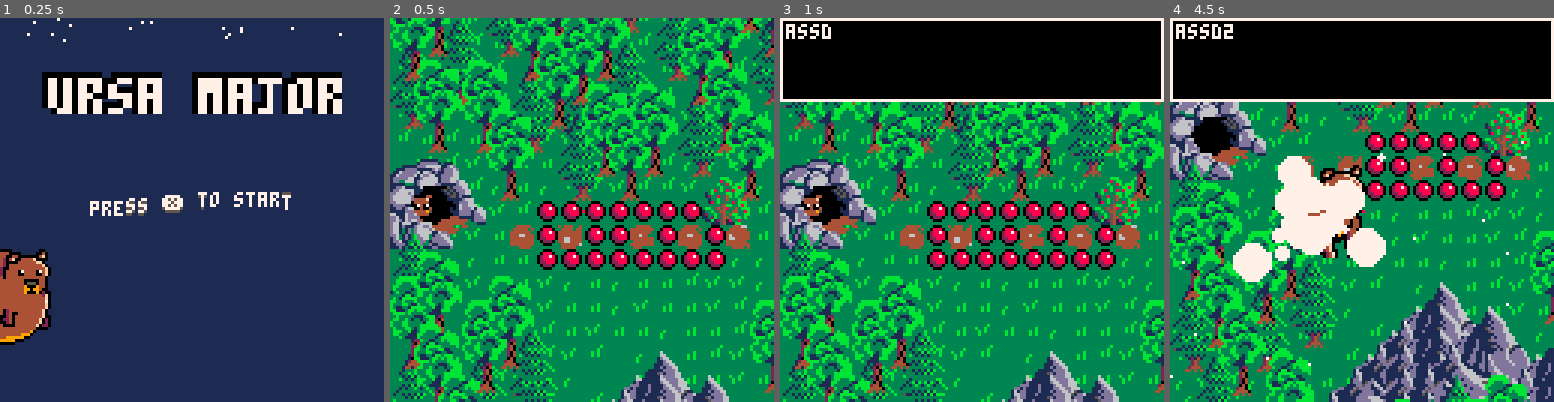
Above: before the commit, frames 1-4 (left to right).
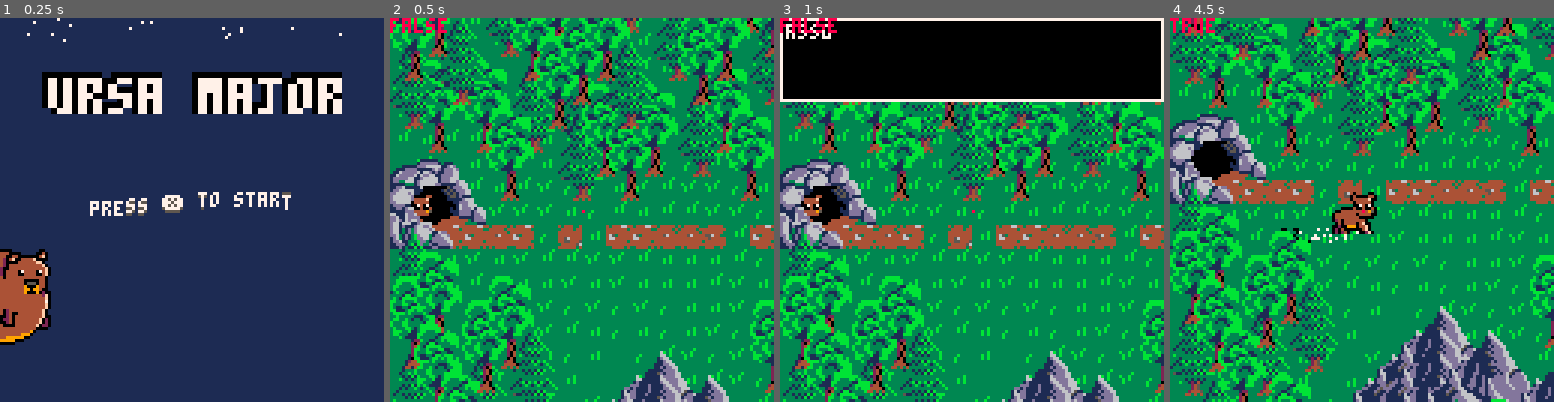
Above: after the commit, the same moments.

Repository: ekaktusz/harvest
Game: PICO-8 cartridge harvest.p8
Same seed, same stepped clock (60 frames per second), same inputs: the game is played once before the commit and once after it.
Inputs:
- Up to frame 1 (0.25 s): no input
- Up to frame 2 (0.5 s): tap X (X key) at 0.33 s
- Up to frame 3 (1 s): tap O (Z key) at 0.7 s
- Up to frame 4 (4.5 s): tap X (X key) at 1.07, 1.85, 2.97, 4.08 s; hold Right 1.6-2.1 s; tap O (Z key) every 0.4 s from 1.7 to 4.1 s; hold Up 2.15-2.42 s; hold Right 2.47-3.03 s; hold Left 3.08-3.58 s; hold Down 3.63-3.97 s; hold Right from 4.02 s (still down)

Frame 1 is identical in both runs. In frame 2, 12% of the frame differs, in the area x 0-100%, y 0-100%; in frame 3, 11%; in frame 4, 63%.

Commit message:
idle and eating animation

Diff:
--- a/harvest.p8
+++ b/harvest.p8
@@ -155,39 +155,257 @@
 
 
 
+…(130 lines of a section not shown)…
 __gff__
 0000000000000000000000000000000000000000000000000000000000000000000000000000000000000000000000000000000000000000000000000000000000000000000000000000000000000000000000000000000000000000000000000000000000000000000000000000000000000000000000000000000000000000
 0000000000000000000000000000000000000000000000000000000000000000010101010101010101010000000000000101010101010101010100000000000000000000000000000000000000000000000000000000000000000000000000000000000000000000000000000000000000000000000000000000000000000000
 __map__
 eeeeeeeeeeeeeeeeeeeeeeeeeeeeeeeeeeeeeeeeeeeeeeeeeeeeeeeeeeeeeeeeeeeeeeeeeeeeeeeeeeeeeeeeeeeeeeeeeeeeeeeeeeeeeeeeeeeeeeeeeeeeeeeeeeeeeeeeeeeeeeeeeeeeeeeeeeeeeeeeeeeeeeeeeeeeeeeeeeeeeeeeeeeeeeee0000000000000000000000000000000000000000000000000000000000000000
 eeeeeeeeeeeeeeeeeeeeeeeeeeeeeeeeeeeeeeeeeeeeeeeeeeeeeeeeeeeeeeeeeeeeeeeeeeeeeeeeeeeeeeeeeeeeeeeeeeeeeeeeeeeeeeeeeeeeeeeeeeeeeeeeeeeeeeeeeeeeeeeeeeeeeeeeeeeeeeeeeeeeeeeeeeeeeeeeeeeeeeeeeeeeeeee0000000000000000000000000000000000000000000000000000000000000000
-eeeeeeeeeeeeeeeeeeeeeeeeeeeeeeeeeeeeeeeeeeeeeeeeeeeeeeeeeeeeeeeeeeeeeeeeeeeeeeeeeeeeeeeeeeeeeeeeeeeeeeeeeeeeeeeeeeeeeeeeeeeeeeeeeeeeeeeeeeeeeec8eeeeeec8eeeeeec8eeeeeeeeeeeeeeeeeeeeeeeeeeeeeeee0000000000000000000000000000000000000000000000000000000000000000
-eeeeeeeeeeeeeeeeeeeeeeeeeeeeeeeeeeeeeeeeeeeeeeeeeeeec8eeeeeeeeeeeeeeeeeeeec8eeeeeeeeeeeeeeeec8eeeeeeeeeeeeeeeeeeeeeeeeeeeeeec8eeeeeec8eeeeeec8c8eeeec8c8c8eec8c8eec8eec8eeeeeeeeeeeeeeeeeeeeeeee0000000000000000000000000000000000000000000000000000000000000000
-84eeeeeeee84eeeeeeeeeeee84eeeeeeeeeeeeeec8eeeeeec8eeeeeec8eeeeeec8eec8eec8eeeeeec8eeeeeec8eeeeeec8eec8eeeec8eeeeeec8eeeeeec8c8eeeec8c8c8eec8eec8c8c8eec8c8c8eec8c8eec8c8eeeeeeeeeeeeeeeeeeeeeeee0000000000000000000000000000000000000000000000000000000000000000
-eeee80eeeeeeee80eeee80eeeeeeeeeeeeeeeeeeeeeeeeeeeeeeeeeeeeeeeeeeeeeeeeeeeeeeeeeeeeeeeeeeeeeeeeeeeeeeeeeec8c8eeeec8c8c8eec8eec8c8c8eec8c8c8eeeec8c8eeeec8c8eeeec8eec8eec8c8eeeeeeeeeeeeeeeeeeeeee0000000000000000000000000000000000000000000000000000000000000000
-eeeeeeeeeeeeeeeeee80eeeeeeee84eeeeeeee2ceeeeeeeeeeeeeeeeeeeeeeeeeeeeeeeeeeeeeeeeeeeeeeeeeeeeeeeeeeeeeeeeeec8c8eeeec8c8c8eeeeeec8eeeeeec8eeeeeeeec8eeeeeec8eeeeeec8eeeeeeeeeec8eeeeeeeeeeeeeeeeee0000000000000000000000000000000000000000000000000000000000000000
-0e840e0e800e840e0e0e0e0e0e0e0e840e0e0e0e0e800e0e0e0e0e880e0e0e0e0e0e0e0e0e0e0e0e0e0e0e840e0e0e0e0e0e0eee84eeeeeeeeeeeeeeeeee80eeeeeeeeeeeeeeeeeeeeeeeeeeeeeeeeeeeeeeeeeec8c8eeeec8eeeeeeeeeeeeee0000000000000000000000000000000000000000000000000000000000000000
-840e0e0e0e840e0e840e0e800e840e0ecc80cc0ecc0ecc0ecc0ecc0ecc0ecc0ecc0ecc0ecc84cc0ecc0ecc0ecc80cc0ecc0ecc0e0e0e0e0e840e0e0e800e0e840e0e2c0e0e800e0e2c840e840e0e800ec80e0ec8c80e0ec8c80e0e0e0e0e0e840000000000000000000000000000000000000000000000000000000000000000
-0e0e800e0e0e0e840e0e0e0e840e0e800e0e0e0e0e0e0e0e0e0e0e0e0e0e0e0e0e800e840e0e0e840e800e0e800e0e0e0e840e800e0e800e0e0e0e880e0e0e0e0e800e840e0e0e840e0e0e0e2c0e0ec8c80ec80ec80ec80ec8c80e0e0e0e0e0e0000000000000000000000000000000000000000000000000000000000000000
-800e0e0e0e0e840e0e800e0e0e0e0e0e0e0e0e0e800e0e0e2a0e3b0e0e3a0e0e840e0e0e0e0e0e0e0e0e0e0e0e0e0e800e0e0e0e0e0e0e840e0e0e0e0e0e0e0e2c0e0e0e0e0e2c0e0e0e2c0e0e0e2c84c80e0e0ec8c80e0ec80e0e0e840e840e0000000000000000000000000000000000000000000000000000000000000000
-0e840e840e800e800e0e0e0e0e840e0e840e0e0e0e0e840e0e3a0e2a0e0e0e0e0e0e0e0e0e0e0e0e0e0e0e0e0e0e0e0e0e0e840e0e800e0e0e0e0e0e0e240e0e0e0e800e0e0e0e0e0e0e0e0e0e800e0ec80e0ec8c8c80e0e0e0e0e0e0e0e0e0e0000000000000000000000000000000000000000000000000000000000000000
-0e0e0e0e0e0e0e0e840e840e800e0e0e0e0e0e800e0e0e0e0e0e0eaa0e3b0e0e0e0e0e0e0e0e0e0e0e0e0e0e0e0e0e0e0e0e0e0e0e0e0e0e0e0e0e0e0e0e0e240e0e0e0e0eaa0eaa0eaaaa0e0e0e0e0e0e0ec8c80e0e0e0e0e0e0e0e0e840e0e0000000000000000000000000000000000000000000000000000000000000000
-0e260e0e840e0e800e840e0e0e0e840e0e0e0e0e0e0e0e840e0e0e0eaa0e0e0e0e0eaa0e0eaa0eaa0eaa0e0e0e0e0e0e0e0e0e0e0e0e0e0e0e0e0e0e0e0e0e0e0e0e0e0e0e0e0e0e840e0eaa0e0e0e800ec80ec8c80e0e0e840e840e0e0e0e840000000000000000000000000000000000000000000000000000000000000000
-0e0e0e0e0e0e0e0e0e0e0e260e0e0e0e0e0e0e0e0e0e0e0e0e0e0e0e0e0eaa0eaa0e0e0e0e0e0e0e0e0e840eaa0e0eaa0e0eaa0e0e0e0e0e0e0e0e0e0e0e0e2b0e0e0e0eaa0e840e0e0e800eaa0e0e0e0e0e0ec80e0e0e800e0e0e0e840e0e0e0000000000000000000000000000000000000000000000000000000000000000
-c00e0e0e0e0e0e0e0e0e0e0e0e0e0e0e0e0e0e0e0e0e0e0e0e0e0e0e0e0e0eaa0e0e0e840ec80e0e0e0e0e800e0e840e0eaa0e0e0e0e0eaa0eaa0eaa0eaa0eaa0e0eaaaa0e0e0e0e0e0e0e0e0e0e800e0e0e0e0e0e0e840e2c0e800e0e0e800e0000000000000000000000000000000000000000000000000000000000000000
-0e0e0e0e0e0e0e0e0e0e0e0e0e240e0e0e0e0e0e0e0e0e0e0e0e0e0e0e0eaa0e0e0e0e0e0ec8c80e0e0e0e0e0e840e0e800e840eaac80e0e0e0e0e0e0e800e0eaa0e0e0e800e0e0e0e0e0e0eaa0e0e0e2c0e840e0e840e0e0e0e0e0e0e0e0e0e0000000000000000000000000000000000000000000000000000000000000000
-0e0e0e0e0e0e2b2b2b2b2b2b2b0e0e0e0e0e0e0e0e0e0e0e0e0e0e0e0eaa0e0e0e0e0e0e840e0e0e84800e0e0e0e0e0e0e840e0ec8c80e0e0e840e0e0e0e0e0e0eaa0e0e0e0e0e800e0e0e0e0e0e0e0e0e0e0e0e0e0e0e800e0e0e0e0e0e0e0e0000000000000000000000000000000000000000000000000000000000000000
-800e0e0e0eaa2baa2b2baa2baa2baa0e0eaa0eaa0eaa0eaa0eaa0eaa0e0e0e840e0e0e0e0e0e800e0e0e0e0e0e0e840e0e0e0e0e0e0e840e0e0e0e800e0e0e0e0e0eaa0e0e0e0e0e0e840e0eaa0e0e0e0e0e0e2c0e0e0e0e0e840e800e840e0e0000000000000000000000000000000000000000000000000000000000000000
-0e840e0e0e0e2b2b2b2b2b2b2b2b0e0e0e0e840e0e0e0e0e0e0e0e0e800e840e0e800e840e0e0e0e0e0e840e0e800e0e0e800e0e0e0e0e840e840e0e800e840e0e800e0e0e0e0e0e0e0e0e0e0e0e0e0e0e880e0e0e0e0e0e0e0e0e0e0e0e0e0e0000000000000000000000000000000000000000000000000000000000000000
-840e0e0e840e0e0e0e0e0e0e0e0e0e0e0e0e0e800e840e0eaa0e0e0e0e0e0e0e0e0e840e0e0e0e800e0e0e0e0e0e0e840e0e840e840e0e0e0e0e0e0e0e840e0e0e0e0eaa0e0e0e0e840e0e0eaa0e0e0e0e0e0e0e0e840e0e0e840e0e0e800e0e0000000000000000000000000000000000000000000000000000000000000000
-0e0e0e840e0e0e0e0e0e0e0e0e0e0e840e0e800e840e0e0e0e0e0e0e0e0e0e840e0e0e0e800e0e0e0e840e0e0e0e800e0e0e0e0e0e840e0e0e0e0e0e0e0e0e0e0e0e0e0e0e0e840e0e0e0e0e0e0e0e040e0e0e0e0e0e0e0e0e0e0e800e0e840e0000000000000000000000000000000000000000000000000000000000000000
-0e840e0e0e800e0e0e0e0e0e0e0e0e0e0e0e0e0e0e0e800e0eaa0e0e0e0e0e0e0e0e800e0e0e0e0e840e0e0e800e0e0e0e0e840e0e0e0e800e0e800e0e0e0e0e0e0e0e0e0e0e0e0e0e840e0e0e0e0e0e0e0e0e0e0e0e800e800e0e0e840e0e0e0000000000000000000000000000000000000000000000000000000000000000
-800e0e800e0e0e0e0ec80e0e0e0e0e0e0e0e0e0e800e0e0e0e0e0eaa0e0e0e0e0e0e0e840e840e0e0e0e0e0e0e840e840e800e0e0e800e0e0e0e0e0e0e0e0e0e0e0e0eaa0e0e0e0e0e0e0e800e0e0e0e0e0e0e0e0e0e0e0e0e0e0e0e0e0e800e0000000000000000000000000000000000000000000000000000000000000000
-0e0e840e0e0e0e0ec8c80ec80e0e0e0e0e0e0e0e0e840e840e0e0e0eaa0e0e0e0e0e0e0e0e0e0e0e0e0e0e0e0e0e0e0e0e0e0e840e0e0e0e0e0e0e0e0e0e0e0e0e0eaa0e0e0e0e800e0e0e0e0e800e0e0e0e0e0e0e0e0e0e0e0e0e0e0e0e0e0e0000000000000000000000000000000000000000000000000000000000000000
-0e0e0e0e0e0e0ec80ec8c80e0e0ec80e0e0e0e0e0e0e0e0e0e0e0e0e0e0e0eaa0e0e0e0e0e0e0e0e0e0e0e0e0e0e0e0e0e0e0e0e0e0e0e0e0e0e0e0e0e0e0eaa0e0e0e0e0e0e0e0e0e0e0e0e0e0e0e0e0e0e0e0e0e0e0e0e0e0e0ec80e0e0e840000000000000000000000000000000000000000000000000000000000000000
-0e800e0e840ec80e0ec8c80e0ec8c80e0e0e0e0e0e0e0e0e0e0e0e0e0e0e0e0e0e0eaa0eaa0eaa0eaa0e0e0e0e0e0e0e0e0e0e0e0e0e0e0e0e0e0e0e0eaa0e0e0e0e0e0e0e0e0e0e0e0e0e0e0e0e840e0e0e0e0ec80e0ec80e0ec8c80e0e0e0e0000000000000000000000000000000000000000000000000040414243000000
-0e0e0e0e0e0e0e0e0e0ec880c884c8c80ec80e0e0ec80e0e0e0e0e0e0e0e0e0e0e0e0e0e0e0e0e0e0e0e0eaa0e0e0e0e0e0e0e0e0e0eaa0eaa0e0eaa0e0e0e0e0e0e0e0e0e0e0e0e0e0e0e0e0e0e0e0ec80ec80ec80ec8c80ec8c8c8c80e0e0e0000000000000000000000000000000000000000000000000050515253000000
-0e0e0e0e0e840e0e0e84800e840e800e0e0ec80e0e0e0e0e0e0e0e0e0e0e0e0e0c0e0e0e0e0e0e0e0e0e0e0e0e0eaa0eaa0e0eaa0e0e0e0e0e0e0e0e0e0e0e0e0e0e0e0e0a0e0e0e0c0e0e0e0e0e0e0ec80ec80e0e0ec8c80ec80ec8c80e0e0e0000000000000000000000000000000000000000000000000060616263000000
+eeeeeeeeeeeeeeeeeeeeeeeeeeeeeeeeeeeeeeeeeeeeeeeeeeeeeeeeeeeeeeeeeeeeeeeeeeeeeeeeeeeeeeeeeeeeeeeeeeeeeeeeeeeeeeeeeeeeeeeeeeeeeeeeeeeeeeeeeeeeeeeeeeeeeeeeeeeeeeeeeeeeeeeeeeeeeeeeeeeeeeeeeeeeeeee0000000000000000000000000000000000000000000000000000000000000000
+eeeeeeeeeeeeeeeeeeeeeeeeeeeeeeeeeeeeeeeeeeeeeeeeeeeec8eeeeeeeeeeeeeeeeeeeec8eeeeeeeeeeeeeeeec8eeeeeeeeeeeeeeeeeeeeeeeeeeeeeeeeeeeeeeeeeeeeeec8eeeeeec8eeeeeec8eeeeeeeeeeeeeeeeeeeeeeeeeeeeeeeeee0000000000000000000000000000000000000000000000000000000000000000
+84eeeeeeee84eeeeeeeeeeee84eeeeeeeeeeeeeec8eeeeeec8eeeeeec8eeeeeec8eec8eec8eeeeeec8eeeeeec8eeeeeec8eec8eeeec8eeeeeec8eeeeeec8c8eeeec8c8eeeec8eec8eec8eec8c8eeeec8eeeec8c8eeeeeeeeeeeeeeeeeeeeeeee0000000000000000000000000000000000000000000000000000000000000000
+eeee80eeeeeeee80eeee80eeeeeeeeeeeeeeeeeeeeeeeeeeeeeeeeeeeeeeeeeeeeeeeeeeeeeeeeeeeeeeeeeeeeeeeeeeeeeeeeeec8c8eeeec8c8c8eec8eec8c8c8eec8c8c8eeeec8c8eeeec8eeeeeec8eec8eec8c8eeeeeeeeeeeeeeeeeeeeee0000000000000000000000000000000000000000000000000000000000000000
+eeeeeeeeeeeeeeeeee80eeeeeeee842eeeeeee2c2eeeeeeeeeeeeeeeeeeeeeeeeeeeeeeeeeeeeeeeeeeeeeeeeeeeeeeeeeeeeeeeeec8c8eeeec8c8c8eeeeeec8eeeeeec8eeeeeeeec8eeeeeec8eeeeeec8eeeeeeeeeec8eeeeeeeeeeeeeeeeee0000000000000000000000000000000000000000000000000000000000000000
+0e840e0e800e840e0e0e0e0e0e0e0e842e0e0e0e0e802e0e0e0e0e882e0e0e0e0e0e0e0e0e0e0e0e0e0e0e842e0e0e0e0e0e0eee842eeeeeeeeeeeeeeeee802eeeeeeeeeeeeeeeeeeeeeeeeeeeeeeeeeeeeeeeeec8eeeeeeeeeeeeeeeeeeeeee0000000000000000000000000000000000000000000000000000000000000000
+840e0e0e0e840e0e840e0e800e840e0ecc80cc0ecc0ecc0ecc0ecc0ecc0ecc0ecc0ecc0ecc84cc0ecc0ecc0ecc80cc0ecc0ecc0e0e0e0e0e842e0e0e802e0e842e0e2c0e0e802e0e2c842e842e0e800e840e0ec80e0e0ec80e0e0e0e0e0e0e840000000000000000000000000000000000000000000000000000000000000000
+0e0e800e0e0e0e840e0e0e0e840e0e802e0e0e0e0e0e0e0e0e0e0e0e0e0e0e0e0e800e842e0e0e842e802e0e802e0e0e0e842e802e0e802e0e0e0e882e0e0e0e0e802e842e0e0e842e0e0e0e2c2e0e800e0e840ec80ec80ec80e0e0e0e0e0e0e0000000000000000000000000000000000000000000000000000000000000000
+800e0e0e0e0e840e0e800e0e0e0e0e0e0e0e0e0e802e0e0e2a0e3b0e0e3a0e0e842e0e0e0e0e0e0e0e0e0e0e0e0e0e802e0e0e0e0e802e842e0e0e0e0e0e0e0e2c2e0e0e0e0e2c2e0e0e2c2e0e0e2c842e0e0e0e0e0e0e0ec80e0e0e840e840e0000000000000000000000000000000000000000000000000000000000000000
+0e842e842e802e802e0e0e0e0e842e0e842e0e0e0e0e842e0e3a0e2a0e0e0e0e0e0e0e0e0e0e0e0e0e0e0e0e0e0e0e0e0e0e842e0e0e0e0e0e0e0e0e0e242e0e0e0e800e0e0e0e0e0e0e0e0e0e800e0e84800e800ec80e0e0e0e0e0e0e0e0e0e0000000000000000000000000000000000000000000000000000000000000000
+0e0e0e0e0e0e0e0e842e842e802e0e0e0e0e0e800e0e0e0e0e0eaaaa0e3b0e0e0e0e0e0e0e0e0e0e0e0e0e0e0e0e0e0e0e0e0e0e0e0e0e0e0e0e0e0e0e0e0e242e0e0e0e0e0eaaaaaa0eaa0e0e0e0e0e0e0e840e0e0e0e0e0e0e0e0e0e840e0e0000000000000000000000000000000000000000000000000000000000000000
+0e262e0e842e0e802e842e0e0e0e842e0e0e0e0e0e0e0e842e0e0eaaaaaa0e0e0eaaaa0eaaaaaaaa0eaaaa0e0e0e0e0e0e0e0e0e0e0e0e0e0e0e0e0e2b0e2b0e0e0e0e0eaa0e0e0e840eaaaa0e0e0e800e800e84c80e0e0e840e840e0e0e0e840000000000000000000000000000000000000000000000000000000000000000
+0e0e0e0e0e0e0e0e0e0e0e262e0e0e0e0e0e0e0e0e0e0e0e0e0e0e0e0eaaaa0eaaaa0e0e0e0e0e0e0e0e84aaaaaaaa0eaaaa0e0e0e0e0e0e0e0e0e0e0e0e0e2b0e0e0e0eaa0e840e0e0e800eaa0e0e0e0e0e0e800e0e0e800e0e0e0e840e0e0e0000000000000000000000000000000000000000000000000000000000000000
+c00e0e0e0e0e0e0e0e0e0e0e0e0e0e0e0e0e0e0e0e0e0e0e0e0e0e0e0e0e0e0e0e0e0e840ec80e0e0e0e0e800e0e840e0e0eaa0eaaaaaaaaaa0eaaaaaa0eaaaaaaaaaaaa0e0e0e0e0e0e0e0e0eaa800e0e0e0e0e0e0e840e2c0e800e0e0e800e0000000000000000000000000000000000000000000000000000000000000000
+0e0e0e0e0e0e0e0e0e0e0e0e0e0e0e0e0e0e0e0e0e0e0e0e0e0e0e0e0e0eaa0e0e0e0e0e0ec8c80e0e0e0e0e0e840e0e800e840e0ec80e0e0e0e0e0e0e800e0e0e0e0e0e800e0e0e0e0e0e0eaa0e0e0e2c2e842e0e840e0e0e0e0e0e0e0e0e0e0000000000000000000000000000000000000000000000000000000000000000
+0e0e0e0e0e0e0e0e0e0e0e0e0e0e0e0e0e0e0e0e0e0e0e0e0e0e0e0eaaaaaa0e0e0e0e0e840e0e0e84800e0e0e0e0e0e0e840e0ec8c80e0e0e840e0e0e0e0e0e0eaa0e0e0e0e0e800e0e0e0eaa0e0e0e0e0e0e0e0e0e0e800e0e0e0e0e0e0e0e0000000000000000000000000000000000000000000000000000000000000000
+800eaaaaaaaa0eaa0eaaaaaaaaaa0eaaaaaa0eaaaa0eaaaaaaaaaa0e0e0e0e840e0e0e0e0e0e800e0e0e0e0e0e0e840e0e0e0e0e0e0e840e0e0e0e800e0e0e0e0eaaaa0e0e0e0e0e0e840e0e0e0e0e0e0e0e0e2c2e0e0e0e0e840e800e840e0e0000000000000000000000000000000000000000000000000000000000000000
+0e840e0e0e0e0e0e0e0e0e0e0e0e0e0e0e0e840e0e0e0e0e0e0e0e0e800e840e0e800e840e0e0e0e0e0e840e0e800e0e0e800e0e0e0e0e840e840e0e800e840e0e802eaa0e0e0e0e0e0e0e0eaa0e0e0e0e882e0e0e0e0e0e0e0e0e0e0e0e0e0e0000000000000000000000000000000000000000000000000000000000000000
+840e0e0e840e0e0e0e0e0e0e0e0e0e0e0e0e0e800e840e0eaa0e0e0e0e0e0e0e0e0e840e0e0e0e800e0e0e0e0e0e0e840e0e840e840e0e0e0e0e0e0e0e840e0e0e0e0eaa0e0e0e0e840e0e0eaaaa0e0e0e0e0e0e0e840e0e0e840e0e0e800e0e0000000000000000000000000000000000000000000000000000000000000000
+0e0e0e840e0e0e0e0e0e0e0e0e0e0e840e0e800e840e0e0e0e0e0e0e0e0e0e840e0e0e0e802e0e0e0e842e0e0e0e800e0e0e0e0e0e840e0e0e0e0e0e0e0e0e0e0e0e0e0e0e0e840e0e0e0e0e0e0eaa040e0e0e0e0e0e0e0e0e0e0e800e0e840e0000000000000000000000000000000000000000000000000000000000000000
+0e840e0e0e800e0e0e0e0e0e0e0e0e0e0e0e0e0e0e0e800e0eaaaa0e0e0e0e0e0e802e842e842e0e842e0e0e802e0e0e0e0e842e0e0e0e802e0e802e0e0e0e0e0e0e0eaa0e0e0e0e0e840e0e0e0e0e0e0e0e0e0e0e0e800e800e0e0e840e0e0e0000000000000000000000000000000000000000000000000000000000000000
+800e0e800e0e0e0e0ec80e0e0e0e0e0e0e0e0e0e800e0e0e0e0e0eaa0e0e0e0e0e0e0e0e0e0e0e0e0e0e0e0e0e842e842e802e842e802e0e0e0e0e0e0e0e0e0e0e0e0eaa0e0e0e0e0e0e0e800e0e0e0e0e0e0e0e0e0e0e0e0e0e0e0e0e0e800e0000000000000000000000000000000000000000000000000000000000000000
+0e0e840e0e0e0e0ec8c80ec80e0e0e0e0e0e0e0e0e840e840e0e0eaaaa0e0e0e0e0e0e0e0e0e0e0e0e0e0e0e0e0e0e0e0e0e0e0e0e0e0e0e0e0e0e0e0e0e0e0e0eaaaa0e0e0e0e802e0e0e0e0e800e0e0e0e0e0e0e0e0e0e0e0e0e0e0e0e0e0e0000000000000000000000000000000000000000000000000000000000000000
+0e0e0e0e0e0e0ec80ec8c80e0e0ec80e0e0e0e0e0e0e0e0e0e0e0e0e0e0eaa0e0e0e0e0e0e0e0e0e0e0e0e0e0e0e0e0e0e0e0e0e0e0e0e0e0e0e0e0e0e0eaa0eaaaa0e0e0e0e0e0e0e0e0e0e0e0e0e0e0e0e0e0e0e0e0e0e0e0e0ec80e0e0e840000000000000000000000000000000000000000000000000000000000000000
+0e800e0e840ec80e0ec8c80e0ec8c80e0e0e0e0e0e0e0e0e0e0e0e0e0e0e0eaaaa0eaaaaaaaaaaaa0eaaaa0e0e0e0e0e0e0e0e0e0e0e0e0e0e0e0eaa0eaa0e0e0e0e0e0e0e0e0e0e0e0e0e0e0e0e842e0e0e0e0ec80e0ec80e0ec8c80e0e0e0e0000000000000000000000000000000000000000000000000040414243000000
+0e0e0e0e0e0e0e0e0e0ec880c884c8c80ec80e0e0ec80e0e0e0e0e0e0e0e0e0e0e0e0e0e0e0e0e0e0e0eaaaaaa0e0e0e0e0e0e0e0e0eaaaaaa0eaaaa0e0e0e0e0e0e0e0e0e0e0e0e0e0e0e0e0e0e0e0ec80ec80ec80ec8c80ec8c8c8c80e0e0e0000000000000000000000000000000000000000000000000050515253000000
+0e0e0e0e0e840e0e0e84800e840e800e0e0ec80e0e0e0e0e0e0e0e0e0e0e0e0e0c0e0e0e0e0e0e0e0e0e0e0e0eaaaaaaaa0eaaaaaaaa0e0e0e0e0e0e0e0e0e0e0e0e0e0e0a0e0e0e0c0e0e0e0e0e0e0ec80ec80e0e0ec8c80ec80ec8c80e0e0e0000000000000000000000000000000000000000000000000060616263000000
 840e2c0e0e0e0e800e0e0e0e0e0e0ec80e0e0e0e0e0e0e0e840e0e0e0e0e0e0e0e0e0e0e0e0e0e0e0e0e0e0e0e0e0e0e0e0e0e0e0e0e0e0e0e0e0e0e0e0e0e0e0e0e0e0e0e0e0e0e0e0e0e0e0e0e0e0e0e0e0e0e0e0e0e0e0e0e0e0e0e0e0e0e0000000000000000000000000000000000000000000000000070717273000000
 0e0e0e0e840e0e0e0e0e0e0e0e0e0e0e0e0e800e240e240ecc0ecc0ecc0ecc0eec0ecc0ecc0ecc0ecc0ecc0ecc0ecc0ecc0ecc0ecc0ecc0ecc0ecc0ecc0ecc0ecc0ecc0eec0ecc0eec0ecc0ecc0ecc2c0e0e0e840e0e0e0e800e0e0e0e800e0e0000000000000000000000000000000000000000000000000000000000000000
 0e0e0e0e0e0e0e0e800e0e0e0e0e0e0e0e0e0e0e0e0e0e0e0e0e0e0e0e0e0e0e0e0e0e0e0e0e0e0e0e0e0e0e0e0e0e0e0e0e0e0e0e0e0e0e0e0e0e0e0e0e0e0e0e0e0e0e0e0e0e0e0e0e0e0e0e0e0e0e0e0e0e0e0e0e0e0e0e0e0e800e0e0e0e0000000000000000000000000000000000000000000000000000000000000000
+…(88 lines of a section not shown)…
--- a/include/bear.lua
+++ b/include/bear.lua
@@ -11,22 +11,38 @@
         spr = 0,
         speed = 0.6,
         num_eaten = 0,
+        scale = 0,
         anim = init_animation(0, 16, 10),
+        eating_anim = init_animation(0,16,10),
         level = 0,
         angle = 0,
         freezed = false,
         freeze_time = 20,
         freeze_timer = 0,
-        rot = 0
+        eat_time = 40,
+        eat_timer = 0,
+        rot = 0,
+        moving = false,
+        eating = false
     }
 end
 
 function draw_bear()
-    --spr(bear.spr, bear.x, bear.y, 2, 2, bear.last_dir==0, false)
+    --spr(bear.spr, bear.x, bear.y, 2, 2, bear.last_dir==0, false
+
     if bear.level == 0 then
-        sspr(bear.anim.current_frame,16,16,16,bear.x,bear.y,bear.real_w,bear.real_h,bear.last_dir==0,false)
+        --local _tmp = 0
+        if not bear.eating then
+            sspr(bear.anim.current_frame,16,16,16,bear.x,bear.y,bear.real_w,bear.real_h,bear.last_dir==0,false)
+        else
+            sspr(bear.eating_anim.current_frame,0,16,16,bear.x,bear.y,bear.real_w,bear.real_h,bear.last_dir==0,false)
+        end
     elseif bear.level == 1 then
-        sspr(bear.anim.current_frame,32,32,32,bear.x,bear.y,bear.real_w,bear.real_h,bear.last_dir==0,false)
+        if bear.moving then
+            sspr(bear.anim.current_frame,32,32,32,bear.x,bear.y,bear.real_w,bear.real_h,bear.last_dir==0,false)
+        else
+            sspr(96,32,32,32,bear.x,bear.y,bear.real_w,bear.real_h,bear.last_dir==0,false)
+        end
     elseif bear.level == 2 then
         --rspr(32,bear.x,bear.y,bear.angle,4,4)
         --draw_rotated_tile(bear.x, bear.y, 0/360,  121, 26, 4,false,1)
@@ -43,8 +59,8 @@
         bear.real_w=bear.w+bear.num_eaten
         bear.real_h=bear.h+bear.num_eaten
     elseif bear.level == 1 then
-        bear.real_w=bear.w+bear.num_eaten*2-5
-        bear.real_h=bear.h+bear.num_eaten*2-5
+        --bear.real_w=bear.w+bear.num_eaten*2-5
+        --bear.real_h=bear.h+bear.num_eaten*2-5
     end
 end
 
@@ -55,6 +71,8 @@
 end
 
 function update_bear()
+
+    bear.moving = false
     bear_collide_with_objs(triggers, bear_collide_with_trigger)
 
     if tb_1.reading then
@@ -71,9 +89,21 @@
         return
     end
 
+    update_animation(bear.eating_anim)
+
+    if bear.eating then
+        bear.eat_timer += 1
+        if (bear.eat_timer > bear.eat_time) then
+            bear.eat_timer = 0
+            bear.eating = false
+        end
+        return
+    end
+
     update_real_size()
     update_controls_bear()
 
+
     if bear.dx != 0 and bear.dy == 0 then
         bear.dx *= sqrt(2)
     end
@@ -84,13 +114,14 @@
 
     if current_level == "forest" then
         if (can_move(bear.x+bear.dx,bear.y,bear.real_w,bear.real_h)) and bear.dx != 0 then
+            bear.moving = true
             bear.x+=bear.dx
             spawn_trail(bear.x + bear.real_w/2, bear.y + bear.real_h, 2, 2, 7, 7, 1, bear_parts, 30, 50)
             update_animation(bear.anim)
         end
         if (can_move(bear.x,bear.y+bear.dy,bear.real_w,bear.real_h)) and bear.dy != 0 then
+            bear.moving = true
             bear.y+=bear.dy
-
             spawn_trail(bear.x + bear.real_w/2, bear.y + bear.real_h/2, 2, 2, 7, 7, 1, bear_parts)
             update_animation(bear.anim)
         end
--- a/include/food.lua
+++ b/include/food.lua
@@ -45,6 +45,8 @@
 
 function bear_collide_with_food(food)
     food_copy = {x=food.x, y=food.y, w=food.w, h=food.h, sprite=food.sprite}
+    bear.eating = true
+    --freeze_bear(10)
     add(eaten_foods, food_copy)
     del(foods, food)
     bear.num_eaten += 1
--- a/include/forest_level.lua
+++ b/include/forest_level.lua
@@ -92,6 +92,7 @@
     --draw_hitboxes()
 
     --(1),cam_x,cam_y)
+    print(bear.moving,cam_x,cam_y)
 end
 
 function switch_season()
Not shown, changed: 157 lines of the sprite sheet (__gfx__) section of harvest.p8
Not shown, changed: the thumbnail (__label__) section of harvest.p8
Not shown, changed: the music (__music__) section of harvest.p8
Not shown, changed: the sound effects (__sfx__) section of harvest.p8
